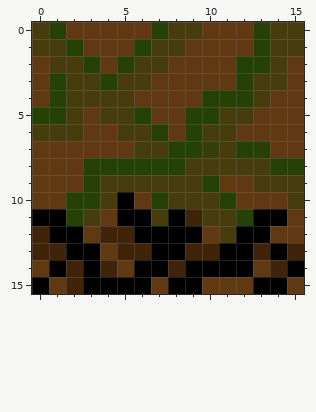
Pixel-art sprite: Curse Of The Jungle/sprites/spr_tile/layers/150b2d94-7a2d-4789-ab4f-db8364ff0cd6/803a3021-0fe9-4f35-926f-8626a078a348.png. The first picture shows the starting point.
The file is 16x16 pixels. Colours within 5 levels of each other are drawn and written as one.
The result:
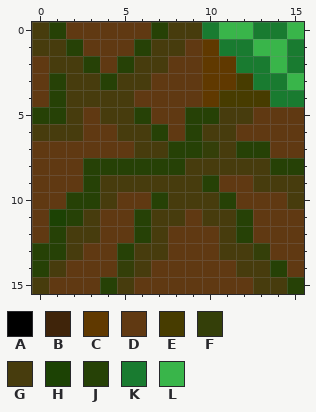
Palette (. is transparent): A #000000  B #3f240a  C #603900  D #603912  E #473c00  F #343f09  G #473c0d  H #1c4204  J #264106  K #197b30  L #39b54a
Diff:
@@ x 8..15 @@
- 0 GGDDDJGG
- 1 GDDDDJGG
- 2 DDDDJJGD
- 3 DDDDJGGD
- 4 DDJJJGDD
+ 0 GGKLLKKL
+ 1 GDCKKLLK
+ 2 DDCCKKLK
+ 3 DDCCEKKL
+ 4 DDCEEEKK
  5 DJJGGDDD
@@ x 0..15 @@
  9 DDDJGGGGGGJDDGGG
-10 DDJJGADJGGGJDDDG
-11 AAJGDAAGABGGJAAD
-12 BAADBBAAAADGAADD
-13 BBAADBBAABBAABAB
-14 DABABDAABAAAADBA
-15 ADBAAAADAADDDAAD
+10 DDJJGDDJGGGJDDDG
+11 DHJGDDJGGDGGJDDD
+12 DJGGDDJGDDDGJDDD
+13 JJGDDJGGDDDGGFDD
+14 JGDDDFGDDDDDGGJD
+15 GDDDJGDDDDDDDGGJ
